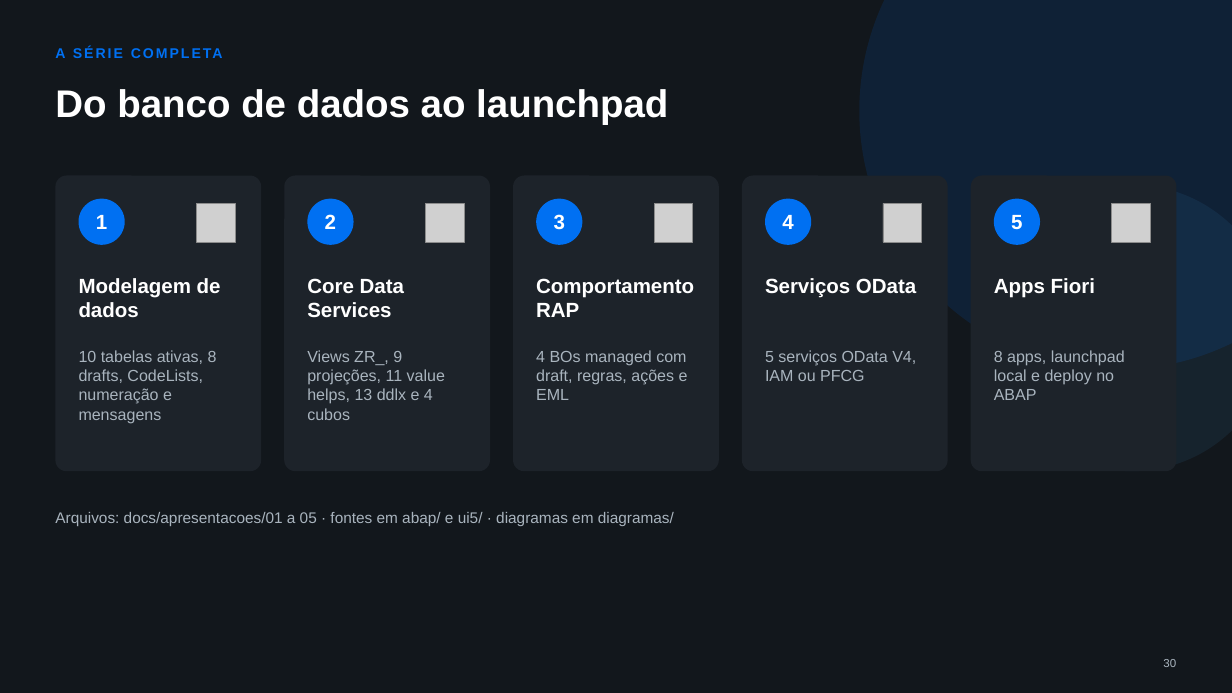
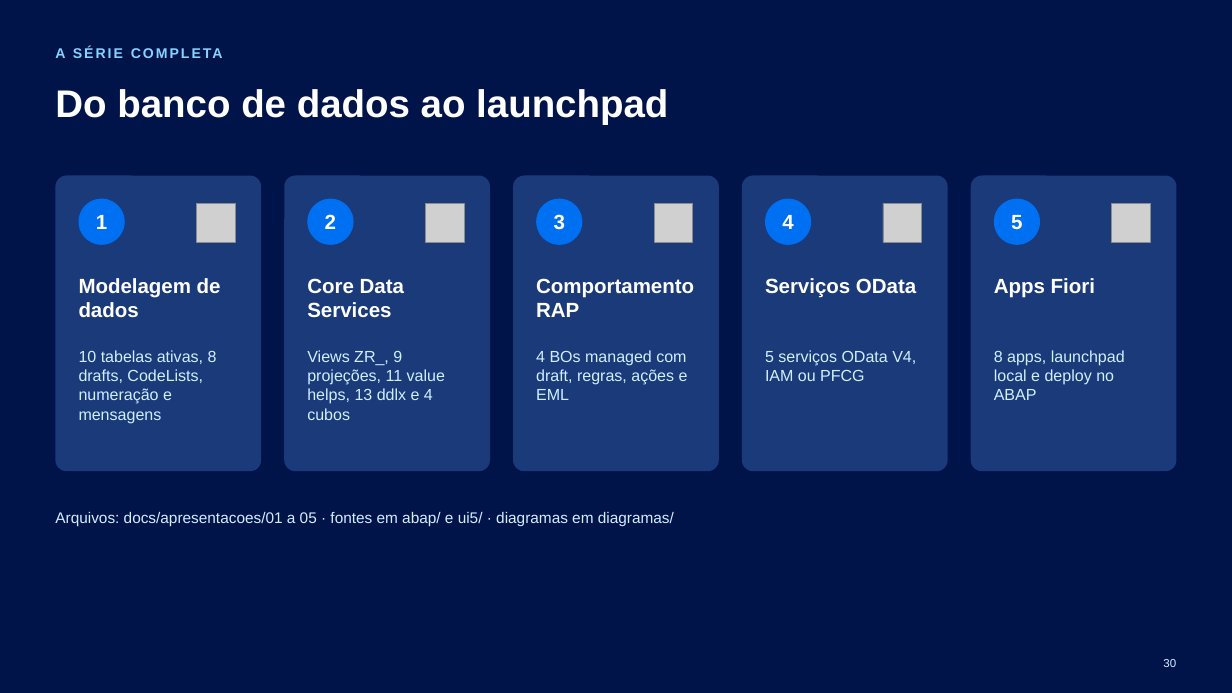
Before and after one commit to AdrianoBispo/sap-abap-rap-pedidos-de-compras-app, a slide deck: slide 30 of docs/apresentacoes/05-apps-fiori.pptx. Drawn at 1232x693 pixels with LibreOffice and Linux fonts; fonts in the diff are those of the drawing; grey boxes stand for pictures. Boxes give left, top, right and bottom in pixels: in the first picture for what was removed or moved away, otherwise in the second. Text is boxed around its words. In the diff, an @@ line names an element or a change of style, - is before the commit and + after.

```diff
--- a/docs/apresentacoes/05-apps-fiori.pptx
+++ b/docs/apresentacoes/05-apps-fiori.pptx
@@ background #12171C to #00144A @@
@@ ellipse removed at [860, 0, 1232, 370] @@
@@ text "A SÉRIE COMPLETA" at [55, 48, 65, 58]: text colour #0070F2 to #89D1FF @@
@@ fill #1D232A to #1B3A7A in 5 elements at [55, 176, 262, 471], [285, 176, 491, 471], [513, 176, 719, 471], [742, 176, 948, 471], [971, 176, 1177, 471] @@
@@ ellipse removed at [989, 185, 1232, 471] @@
@@ text colour #A9B4BE to #D1EFFF in 7 elements at [79, 350, 217, 424], [307, 350, 445, 420], [536, 350, 688, 400], [765, 350, 916, 381], [994, 350, 1125, 400], [55, 512, 674, 527], [1163, 659, 1176, 667] @@
```
Also in this commit, not shown: 8 other slides changed, 4 other files.
